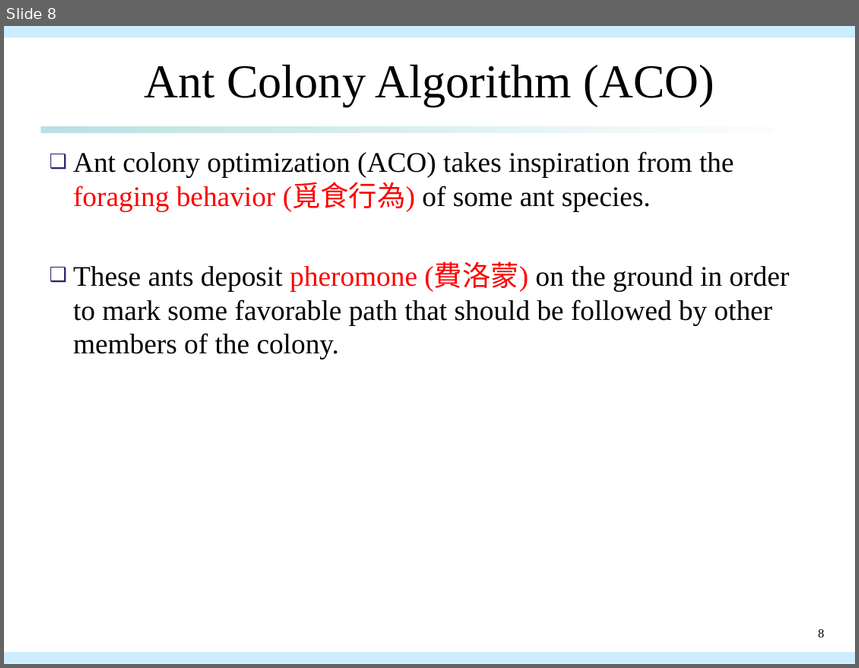
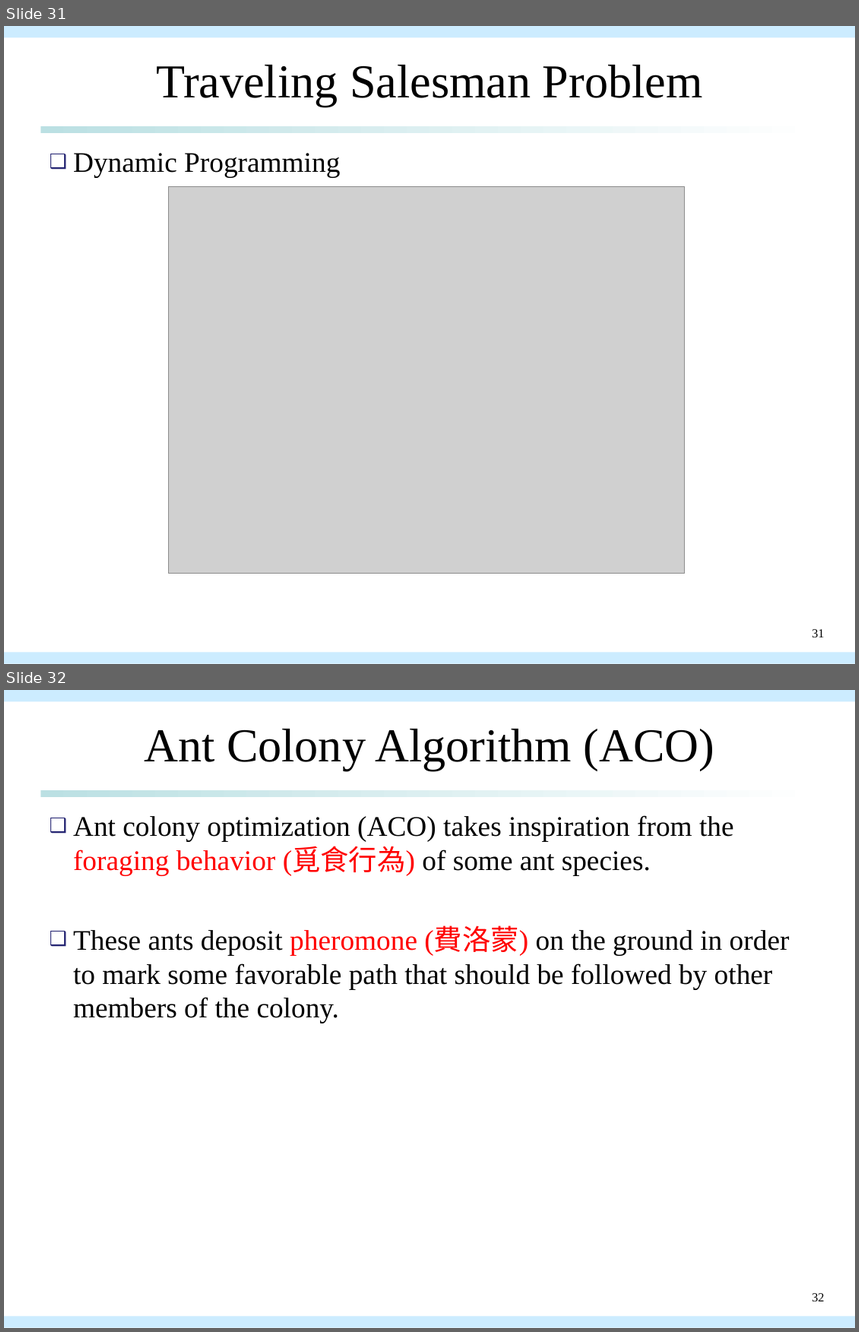
Before and after one commit to qwe8496516/AI_course, a slide deck: AI_presentation/aco_presentation.pptx. Shown one above the other, each under a label of ours: slide 8 before the commit, slides 31 and 32 after it. The pictures are 859x668 and 859x1332 pixels, drawn with LibreOffice and Linux fonts; fonts in the diff are those of the drawing; grey boxes stand for pictures. Boxes give left, top, right and bottom in pixels: in the first picture for what was removed or moved away, otherwise in the second. Text is boxed around its words. In the diff, an @@ line names an element or a change of style, - is before the commit and + after.

```diff
--- a/AI_presentation/aco_presentation.pptx
+++ b/AI_presentation/aco_presentation.pptx
@@ slide 31 added at <box>4,26,855,664</box>, background #FFFFFF; not listed: 3 template elements that a slide beside it also shows @@
@@ title added at <box>156,64,703,107</box>, 40 pt, text #000000 @@
+Traveling Salesman Problem
@@ text added at <box>73,153,340,178</box>, 24 pt, text #000000 @@
+❑ Dynamic Programming
@@ picture added at <box>169,187,685,574</box> @@
@@ page number added at <box>812,629,824,638</box>, 10.5 pt, text #000000 @@
+31
@@ what was slide 8 is now slide 32 @@
@@ page number at <box>812,1293,824,1302</box>: text changed @@
-8
+32
```
Also in this commit, not shown: 8 slides changed, 33 other slides added, 1 slide removed, 6 other files.
